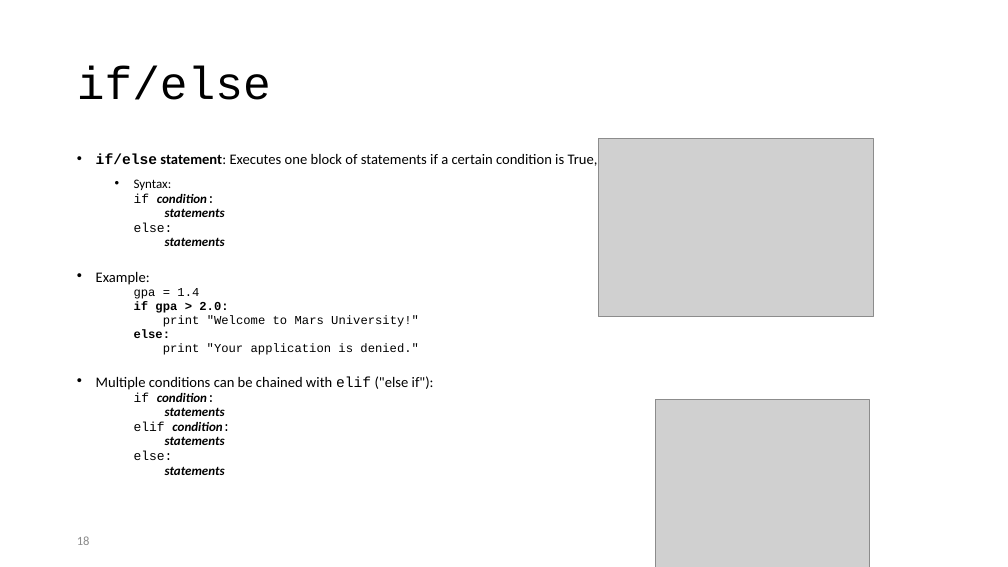
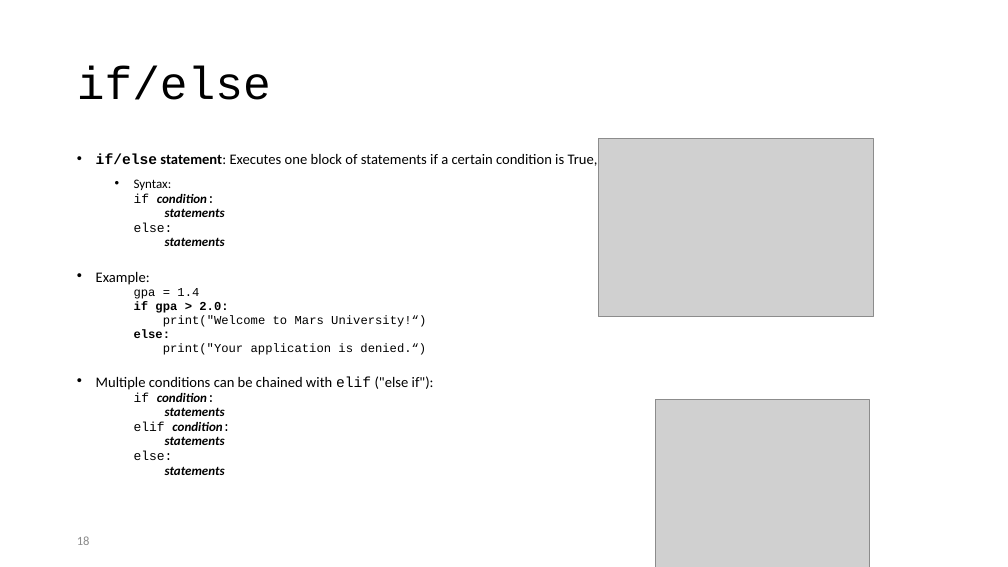
Before and after one commit to MarsUniversity/ece387-robotics, a slide deck: slide 18 of lessons/block_1_basics/lsn4-python.pptx. Drawn at 1008x567 pixels with LibreOffice and Linux fonts; fonts in the diff are those of the drawing; grey boxes stand for pictures. Boxes give left, top, right and bottom in pixels: in the first picture for what was removed or moved away, otherwise in the second. Text is boxed around its words. In the diff, an @@ line names an element or a change of style, - is before the commit and + after.

```diff
--- a/lessons/block_1_basics/lsn4-python.pptx
+++ b/lessons/block_1_basics/lsn4-python.pptx
@@ text at (163, 315, 426, 327): text changed @@
-  print "Welcome to Mars University!"
+  print("Welcome to Mars University!“)
@@ text at (163, 344, 426, 355): text changed @@
-  print "Your application is denied."
+  print("Your application is denied.“)
```
Also in this commit, not shown: 7 other slides changed.
